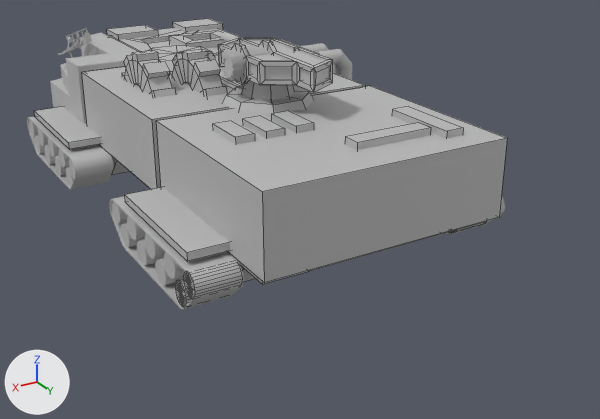
Renders of the FBX model UnityProject-4/Assets/Resources/Models/SCModules/EnemySC1/Steam Fortress - sample.fbx from each side of a commit.
The view is the same before and after, from a camera (50 mm lens) standing at (0.421, 0.73, 0.377) and looking at (-0.028, -0.018, 0.003). The lights are fixed; the arrows at lower left show +X, +Y and +Z. Mesh edges are drawn as thin lines on the coarser meshes. Where no turn or scale is listed for an object, it has been applied to the vertices.

Before the edit, the objects in view are built like this:
```python
me_mesh_045 = bpy.data.meshes.new('Mesh.045')
me_mesh_045.from_pydata(...)  # 96 vertices, 96 faces; spans x -0.024..0.023, y -0.122..0.094, z -0.023..0.023
me_mesh_045.materials.append(mat_chaintracks1)  # grey #bcbcbc
me_mesh_050 = bpy.data.meshes.new('Mesh.050')
me_mesh_050.from_pydata(...)  # a box spanning x -0.036..0.008, y -0.035..0.056, z -0.012..0.055; a box spanning x -0.063..0.063, y -0.115..0.115, z -0.055..0.026
me_mesh_050.materials.append(mat_lambert2)  # grey #bcbcbc
me_mesh_056 = bpy.data.meshes.new('Mesh.056')
me_mesh_056.from_pydata(...)  # a box spanning x -0.131..0.131, y -0.111..0.111, z -0.044..0.037; a box spanning x 0.077..0.097, y -0.052..-0.004, z 0.03..0.044; a box spanning x 0.044..0.064, y -0.052..-0.004, z 0.03..0.044; a box spanning x 0.012..0.032, y -0.052..-0.004, z 0.03..0.044; a box spanning x -0.101..-0.081, y -0.002..0.083, z 0.03..0.044; a box spanning x -0.075..0.01, y 0.047..0.067, z 0.03..0.044
me_mesh_056.materials.append(mat_lambert2)  # grey #bcbcbc
ob_chain_tracks_left2 = bpy.data.objects.new('Chain_Tracks_Left2', me_mesh_045)
ob_chain_tracks_left2.location = (0.1537, 0.0553, 0.0233)
ob_mod_constructor_body = bpy.data.objects.new('Mod_Constructor_Body', me_mesh_056)
ob_mod_constructor_body.location = (-0.0007, 0.0779, 0.0922)
ob_mod_storage_body = bpy.data.objects.new('Mod_Storage_Body', me_mesh_050)
ob_mod_storage_body.location = (-0.0681, -0.1564, 0.1025)
# also in view: 'Main_Gear' at (0.023, -0.039, 0.174); 'Chain_Tracks_Left' at (0.153, -0.296, 0.023); 'pTorus2' at (-0.124, -0.125, 0.109); 'Mod_Radar_Body' at (0.086, -0.377, 0.09); 'Mod_Engine_Body' at (0.07, -0.156, 0.088)
```
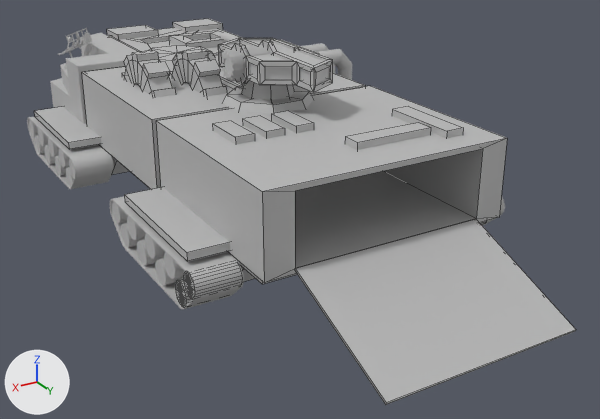
Edits to the bpy script that builds the scene:
```text
Add mat_lambert1:
    mat_lambert1 = principled_material('lambert1')
    mat_lambert1.base_color = (0.5, 0.5, 0.5)  # grey #bcbcbc
Change me_mesh_056:
    used by ob_mod_constructor_body; location = (-0.0007, 0.0779, 0.0922)
    remove me_mesh_056.from_pydata(...)  # 48 vertices, 36 faces; spans x -0.131..0.131, y -0.111..0.111, z -0.044..0.044
    add me_mesh_056.from_pydata(...)  # 56 vertices, 44 faces; spans x -0.131..0.131, y -0.111..0.111, z -0.044..0.044
    me_mesh_056 part 1
    1 face is deleted
    8 vertices are added at x -0.101..0.101, y -0.046..0.111, z -0.039..0.032
    9 new faces join them
Add me_mesh_062:
    me_mesh_062.from_pydata([(-0.202, -0.001, -0.002), (0.0, -0.001, -0.002), (-0.202, 0.0, 0.0), (0.0, 0.0, 0.0), (-0.202, 0.133, -0.054), (0.0, 0.133, -0.054), (-0.202, 0.132, -0.056), (0.0, 0.132, -0.056)], [], [(0, 1, 3, 2), (2, 3, 5, 4), (4, 5, 7, 6), (6, 7, 1, 0), (1, 7, 5, 3), (6, 0, 2, 4)])
    me_mesh_062.materials.append(mat_lambert1)  # grey #bcbcbc
Add ob_path:
    ob_path = bpy.data.objects.new('Path', me_mesh_062)
    ob_path.location = (0.1006, 0.1892, 0.0532)
```

What differs and where, as boxes (x1, y1, x2, y2) in the pictures (600 x 419 px):
'Path', added: after (295, 219, 576, 405)
part 1 of me_mesh_056, built on: (262, 138, 507, 282) in both
